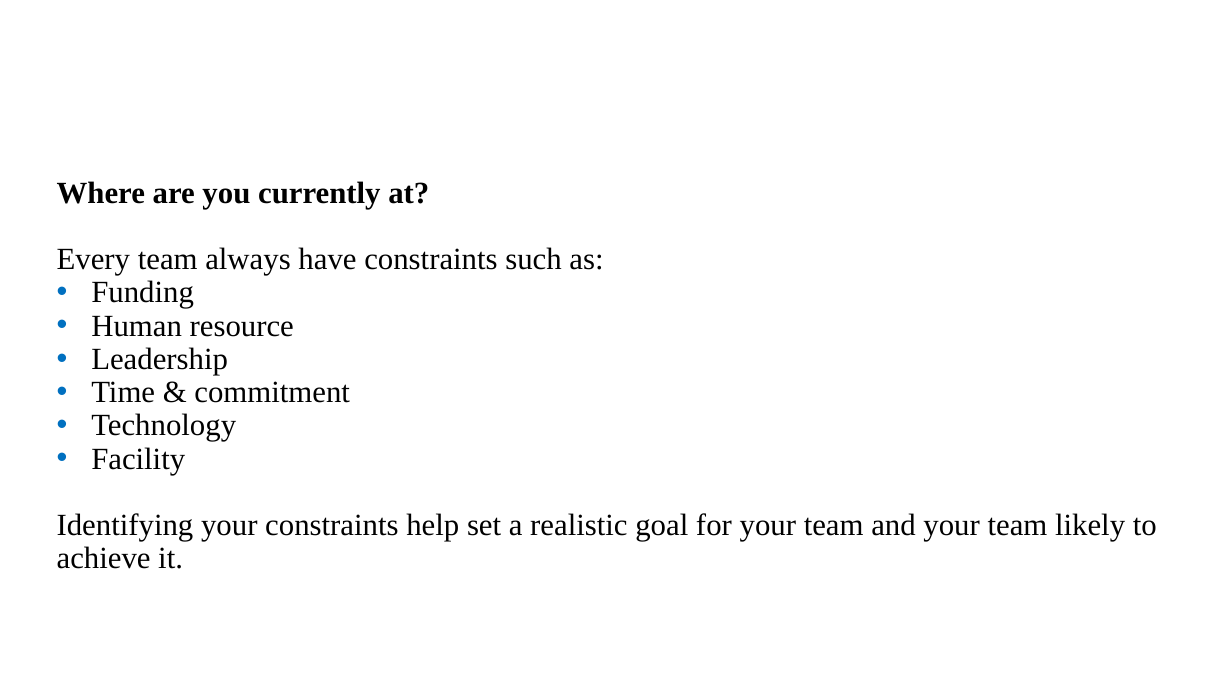
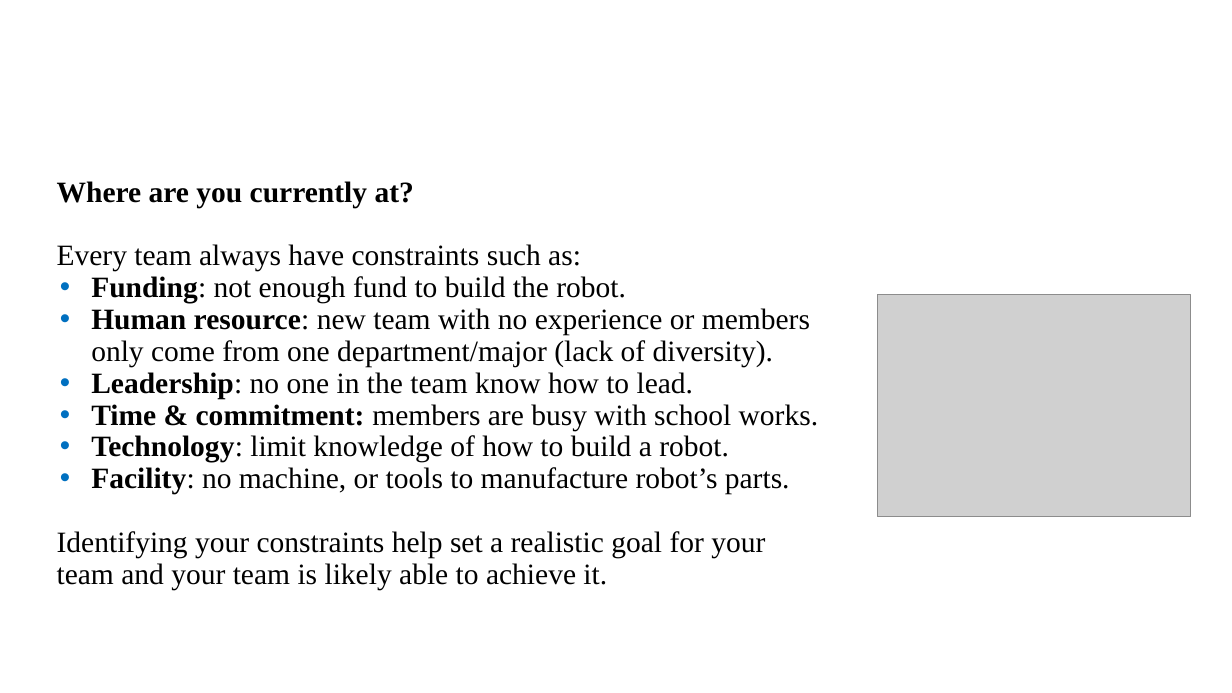
Before and after one commit to MorokotSakal/robotics-se, a slide deck: slide 4 of RoboticsTeam_SysEng_211227.pptx. Drawn at 1232x693 pixels with LibreOffice and Linux fonts; fonts in the diff are those of the drawing; grey boxes stand for pictures; background and template pictures are left out. Boxes give left, top, right and bottom in pixels: in the first picture for what was removed or moved away, otherwise in the second. Text is boxed around its words. In the diff, an @@ line names an element or a change of style, - is before the commit and + after.

Commit message:
revise the overall content, added design flow

```diff
--- a/RoboticsTeam_SysEng_211227.pptx
+++ b/RoboticsTeam_SysEng_211227.pptx
@@ text at <box>57,181,581,271</box>: size 24 to 23 pt in "Where are you currently at?", "Every team always have constraints such as:" @@
@@ text at <box>57,276,819,590</box>: text changed; size 24 to 23 pt @@
-• Funding
-• Human resource
-• Leadership
-• Time & commitment
-• Technology
-• Facility
-Identifying your constraints help set a realistic goal for your team and your team likely to achieve it.
+• Funding: not enough fund to build the robot.
+• Human resource: new team with no experience or members only come from one department/major (lack of diversity).
+• Leadership: no one in the team know how to lead.
+• Time & commitment: members are busy with school works.
+• Technology: limit knowledge of how to build a robot.
+• Facility: no machine, or tools to manufacture robot’s parts.
+Identifying your constraints help set a realistic goal for your team and your team is likely able to achieve it.
@@ picture added at <box>877,295,1190,518</box> @@
```
Also in this commit, not shown: 14 other slides changed, 2 slides added, 1 slide removed.
